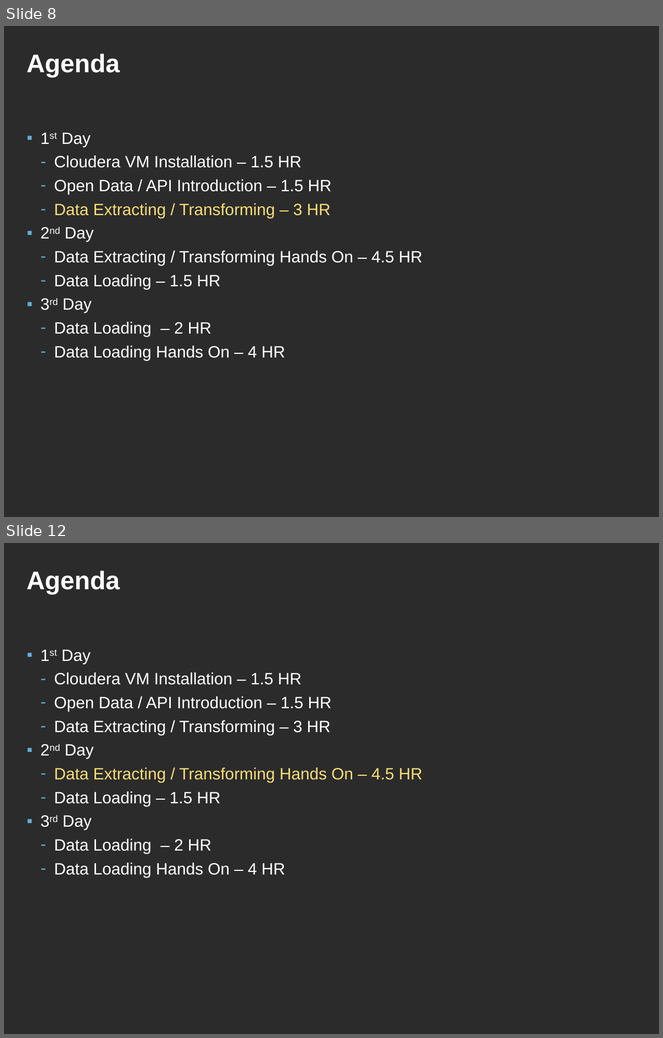
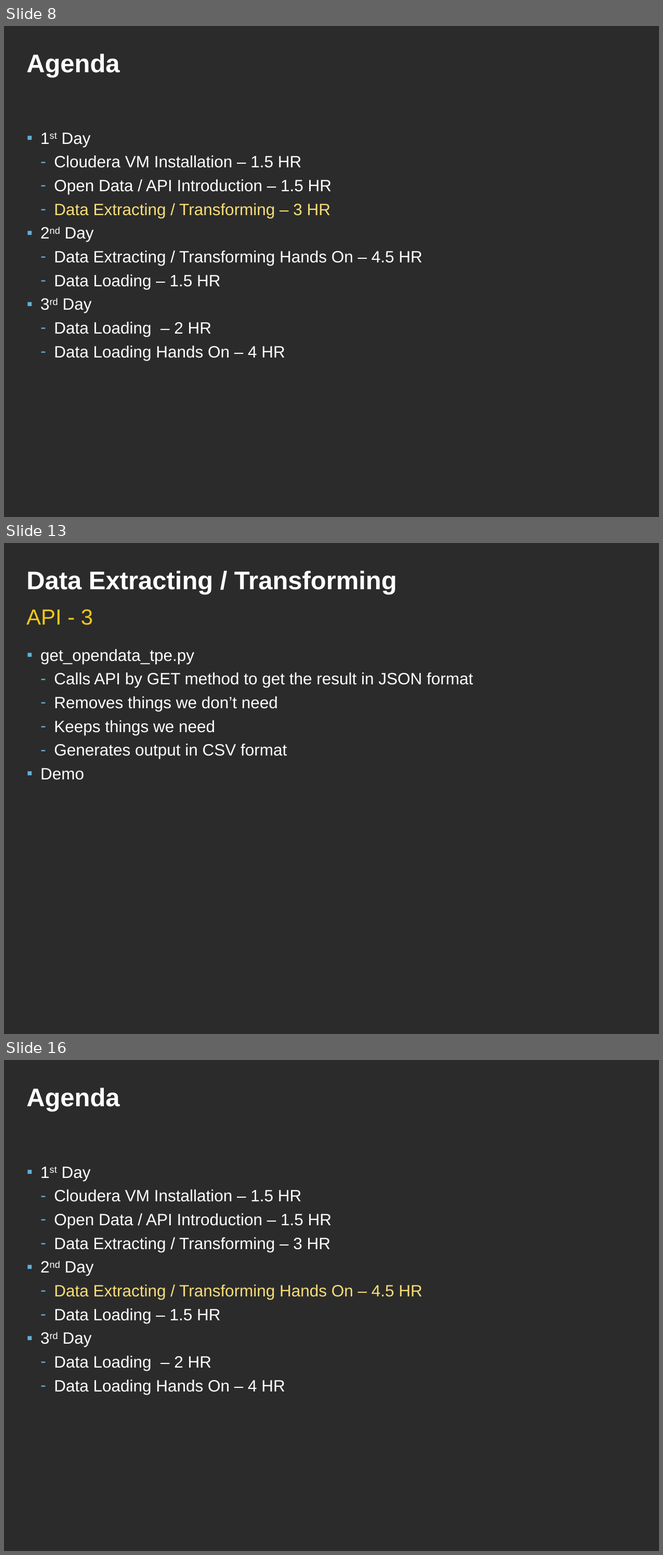
Before and after one commit to ianlin/small-data, a slide deck: training/data_etl.ppt. Shown one above the other, each under a label of ours: slides 8 and 12 before the commit, slides 8, 13 and 16 after it; the slides between them are not shown. The pictures are 663x1038 and 663x1555 pixels, drawn with LibreOffice and Linux fonts; fonts in the diff are those of the drawing; background and template pictures are left out; a plain dark background stands for a picture behind light text. Boxes give left, top, right and bottom in pixels: in the first picture for what was removed or moved away, otherwise in the second. Text is boxed around its words. In the diff, an @@ line names an element or a change of style, - is before the commit and + after.

```diff
--- a/training/data_etl.ppt
+++ b/training/data_etl.ppt
@@ slide 13 added at box(4, 543, 659, 1034), background picture (left out) @@
@@ title added at box(26, 571, 397, 594), 28 pt, text #FFFFFF, bold @@
+Data Extracting / Transforming
@@ text added at box(26, 609, 93, 625), 24 pt, text #F1C81B @@
+API - 3
@@ text added at box(40, 649, 473, 780), 18 pt, text #FFFFFF @@
+▪ get_opendata_tpe.py
+  – Calls API by GET method to get the result in JSON format
+  – Removes things we don’t need
+  – Keeps things we need
+  – Generates output in CSV format
+▪ Demo
@@ what was slide 12 is now slide 16 @@
```
Also in this commit, not shown: 4 slides changed, 5 other slides added, 2 slides removed.
